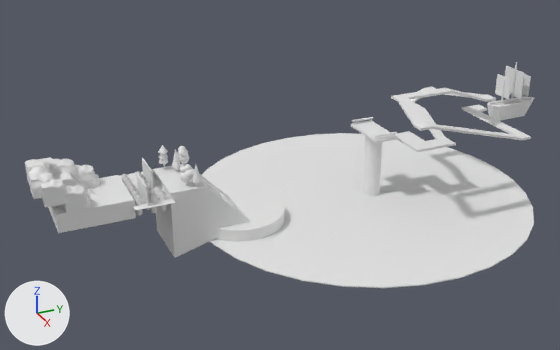
Two versions of the glTF model homeisland.glb, one commit apart.
Rendered twice from a 50 mm camera at (71.9, -8.7, 32.7) aimed at (-0.6, 23.9, -3.6). The lights are fixed; the arrows at lower left show +X, +Y and +Z. Where no turn or scale is listed for an object, it has been applied to the vertices.
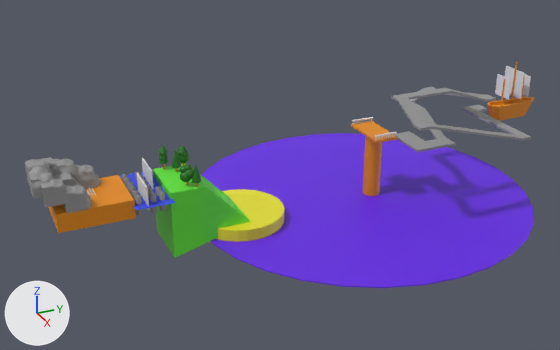
Where the change shows, as pixel boxes [x1, y1, x2, y2] in the pictures (560 x 350 px):
'Cylinder.020', recoloured (white to purple): [202, 133, 534, 288] in both
'Cube.013', recoloured (grey to green): [152, 163, 251, 258] in both
'Cube.019', recoloured (white to grey): [391, 87, 531, 152] in both
'Cube.012', recoloured (white to orange): [48, 175, 136, 233] in both
'Cylinder.019', recoloured (white to yellow): [209, 189, 284, 243] in both
'Cylinder.021', recoloured: [363, 136, 382, 196] in both
'Cylinder.042', recoloured: [487, 97, 534, 121] in both
'Cube.009', recoloured: [63, 185, 92, 213] in both
'Cube.008', recoloured: [41, 179, 68, 207] in both
'Cube.016', recoloured (white to orange): [351, 121, 398, 143] in both
'Cube.007', recoloured (white to grey): [28, 166, 54, 199] in both
'Plane', recoloured (white to blue): [120, 171, 175, 210] in both
'Cube.010', recoloured: [75, 165, 101, 189] in both
'Cube.011', recoloured (white to grey): [52, 158, 78, 180] in both

The edits, one by one:
Material 'Brown' (mat_brown) is new.
Its base color is (0.8, 0.262, 0.00269) (orange #e78c09).
Material 'Gray' (mat_gray) is new.
Its base color is (0.302, 0.302, 0.302) (grey #959595).
Material 'Blue2' (mat_blue2) is new.
Its base color is (0.131, 0.0142, 0.8) (purple #6520e7).
Material 'Yellow' (mat_yellow) is new.
Its base color is (0.8, 0.744, 0.0258) (yellow #e7e02d).
Material 'Blue1' (mat_blue1) is new.
Its base color is (0.0427, 0.0734, 0.8) (blue #3a4de7).
Material 'Green1' (mat_green1) is new.
Its base color is (0.126, 0.8, 0.0438) (green #63e73b).
me_cube_007 has 1212 vertices, 2420 faces and spans x -1.01..1.06, y -1.0..1.52, z -1.19..1.47.
me_cube_007 now uses material mat_gray (grey #959595).
me_cube_008 has 1212 vertices, 2420 faces and spans x -1.03..1.06, y -1.0..1.72, z -1.3..1.3.
me_cube_008 now uses material mat_gray (grey #959595).
me_cube_009 has 1212 vertices, 2420 faces and spans x -1.03..1.06, y -1.02..1.72, z -1.3..1.53.
me_cube_009 now uses material mat_gray (grey #959595).
me_cube_010 has 1212 vertices, 2420 faces and spans x -1.03..1.27, y -1.02..1.72, z -1.3..1.47.
me_cube_010 now uses material mat_gray (grey #959595).
me_cube_011 has 1212 vertices, 2420 faces and spans x -1.03..1.45, y -1.0..1.72, z -1.3..1.3.
me_cube_011 now uses material mat_gray (grey #959595).
me_cube_012 has 8 vertices, 12 faces and spans x -3.28..3.28, y -3.79..3.79, z -1.0..1.0.
me_cube_012 now uses material mat_brown (orange #e78c09).
me_cube_013 has 66 vertices, 128 faces and spans x -3.28..3.28, y -1.88..6.76, z -6.48..1.0.
me_cube_013 now uses material mat_green1 (green #63e73b).
me_plane has 4 vertices, 2 faces and spans x -4.36..4.36, y -2.04..2.04, z 0.0.
me_plane now uses material mat_blue1 (blue #3a4de7).
me_cylinder_019 has 64 vertices, 124 faces and spans x -5.0..5.0, y -5.0..5.0, z -1.0..1.0.
me_cylinder_019 now uses material mat_yellow (yellow #e7e02d).
me_cylinder_020 has 64 vertices, 124 faces and spans x -20.0..20.0, y -20.0..20.0, z -0.1..0.1.
me_cylinder_020 now uses material mat_blue2 (purple #6520e7).
me_cube_016 has 8 vertices, 12 faces and spans x -2.92..2.92, y -1.42..1.42, z -0.13..0.13.
me_cube_016 now uses material mat_brown (orange #e78c09).
me_cylinder_021 has 64 vertices, 124 faces and spans x -1.0..1.0, y -1.0..1.0, z -4.62..4.62.
me_cylinder_021 now uses material mat_brown (orange #e78c09).
me_cube_019 has 96 vertices, 188 faces and spans x -6.5..10.4, y -3.2..12.9, z -1.5..5.9.
me_cube_019 now uses material mat_gray (grey #959595).
me_cylinder_044 has 28 vertices, 52 faces and spans x -0.97..0.97, y -0.9..6.1, z -1.0..1.0.
me_cylinder_044 now uses material mat_brown (orange #e78c09).
